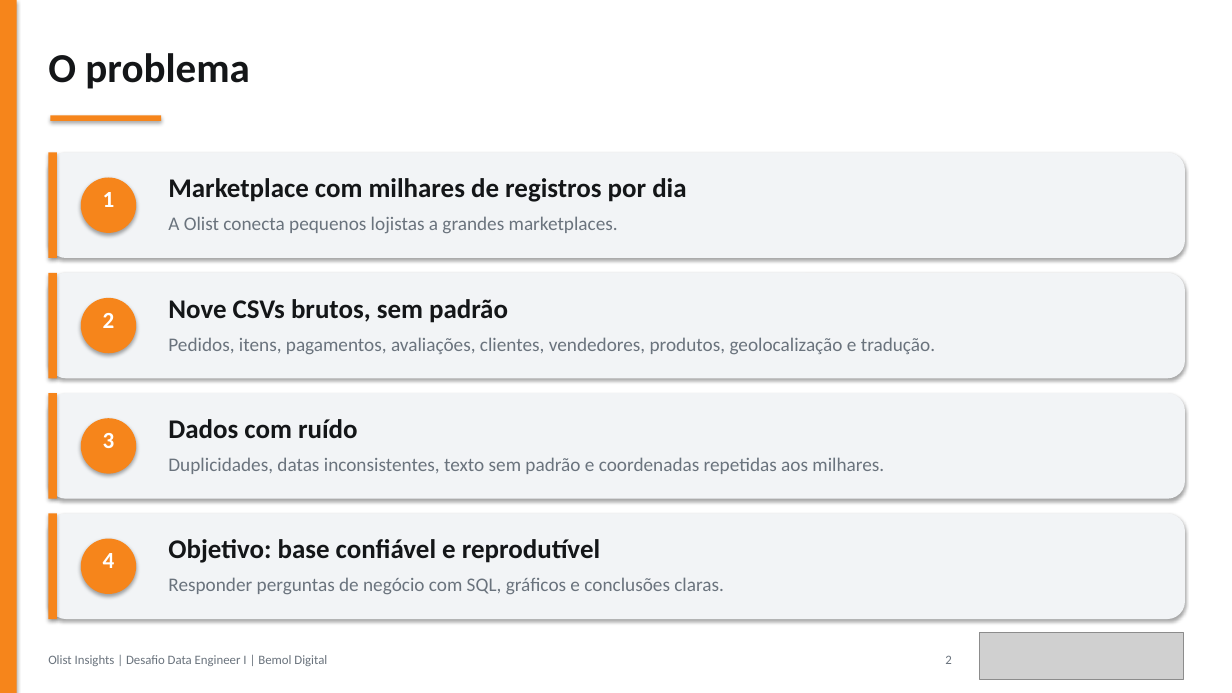
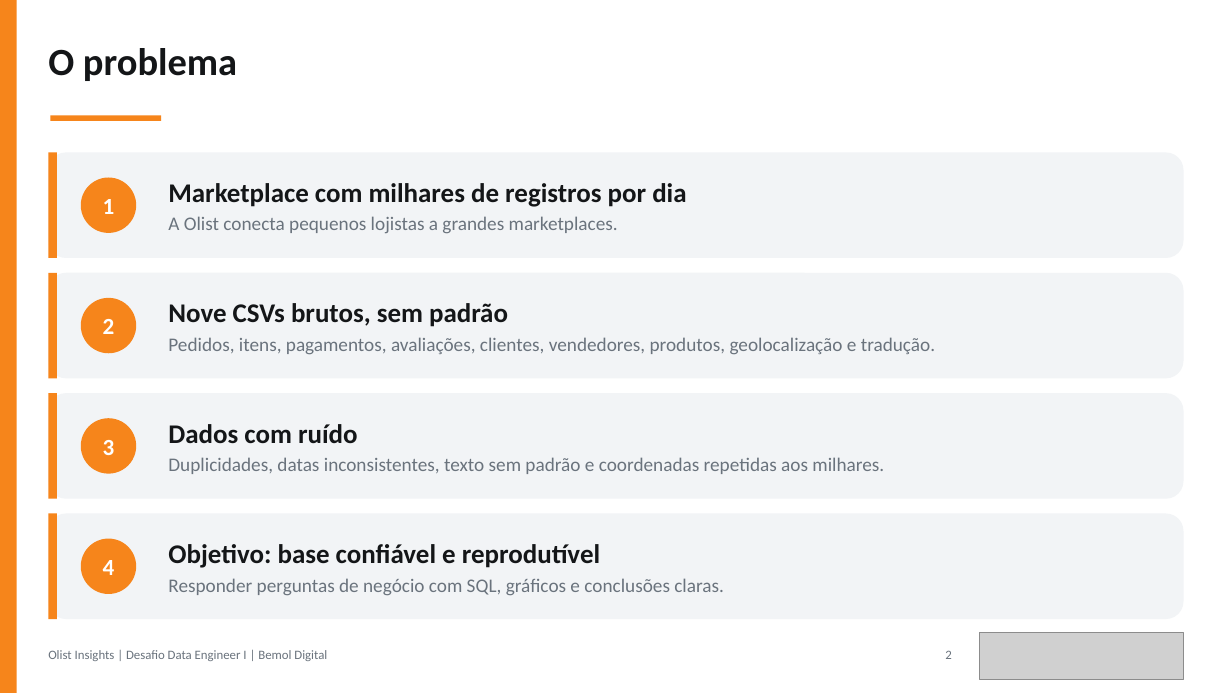
Before and after one commit to JulianaBallin/data-engineer-challenge, a slide deck: slide 2 of docs/apresentacao/apresentacao-olist.pptx. Drawn at 1232x693 pixels with LibreOffice and Linux fonts; fonts in the diff are those of the drawing; grey boxes stand for pictures. Boxes give left, top, right and bottom in pixels: in the first picture for what was removed or moved away, otherwise in the second. Text is boxed around its words. In the diff, an @@ line names an element or a change of style, - is before the commit and + after.

```diff
--- a/docs/apresentacao/apresentacao-olist.pptx
+++ b/docs/apresentacao/apresentacao-olist.pptx
@@ rectangle removed at (x1=0, y1=0, x2=1232, y2=693) @@
@@ text "O problema" at (x1=48, y1=48, x2=237, y2=81): size 32 to 30 pt @@
@@ vertical alignment top to middle in 4 elements at (x1=168, y1=424, x2=884, y2=474), (x1=168, y1=303, x2=935, y2=354), (x1=168, y1=544, x2=724, y2=595), (x1=168, y1=183, x2=686, y2=233) @@
@@ text "Marketplace com milhares de registros ..." moved from (x1=168, y1=216, x2=618, y2=233) to (x1=168, y1=183, x2=686, y2=233) @@
@@ text removed at (x1=168, y1=178, x2=686, y2=202) @@
-Marketplace com milhares de registros por dia
@@ text in ellipse at (x1=103, y1=199, x2=115, y2=214): text added @@
+1
@@ text removed at (x1=103, y1=192, x2=115, y2=207) @@
-1
@@ text at (x1=168, y1=183, x2=686, y2=207): paragraph added @@
+Marketplace com milhares de registros por dia
@@ less space between paragraphs; vertical alignment top to middle; fill none to #F6851B in 3 elements at (x1=80, y1=539, x2=136, y2=594), (x1=80, y1=419, x2=136, y2=474), (x1=80, y1=298, x2=136, y2=353) @@
@@ ellipse "2" resized from (x1=103, y1=313, x2=115, y2=328) to (x1=80, y1=298, x2=136, y2=353) @@
@@ ellipse removed at (x1=80, y1=298, x2=136, y2=353) @@
@@ text "Nove CSVs brutos, sem padrão" moved from (x1=168, y1=337, x2=935, y2=354) to (x1=168, y1=303, x2=935, y2=354) @@
@@ text removed at (x1=168, y1=299, x2=508, y2=323) @@
-Nove CSVs brutos, sem padrão
@@ text at (x1=168, y1=303, x2=508, y2=327): paragraph added @@
+Nove CSVs brutos, sem padrão
@@ shadow off in 11 elements at (x1=0, y1=0, x2=17, y2=693), (x1=50, y1=116, x2=161, y2=121), (x1=48, y1=152, x2=56, y2=258), (x1=48, y1=152, x2=1183, y2=258), (x1=48, y1=514, x2=56, y2=619), (x1=48, y1=514, x2=1183, y2=619), (x1=80, y1=177, x2=136, y2=233), (x1=48, y1=273, x2=56, y2=378), (x1=48, y1=273, x2=1183, y2=378), (x1=48, y1=393, x2=56, y2=498), (x1=48, y1=393, x2=1183, y2=498) @@
@@ rectangle moved from (x1=48, y1=514, x2=56, y2=619) to (x1=48, y1=393, x2=56, y2=498) @@
@@ rounded rectangle moved from (x1=48, y1=514, x2=1185, y2=619) to (x1=48, y1=393, x2=1183, y2=498) @@
@@ ellipse "3" resized from (x1=103, y1=433, x2=115, y2=448) to (x1=80, y1=419, x2=136, y2=474) @@
@@ ellipse removed at (x1=80, y1=419, x2=136, y2=474) @@
@@ text "Dados com ruído" moved from (x1=168, y1=457, x2=884, y2=474) to (x1=168, y1=424, x2=884, y2=474) @@
@@ text removed at (x1=168, y1=419, x2=358, y2=439) @@
-Dados com ruído
@@ text at (x1=168, y1=424, x2=358, y2=444): paragraph added @@
+Dados com ruído
@@ rectangle moved from (x1=48, y1=393, x2=56, y2=498) to (x1=48, y1=514, x2=56, y2=619) @@
@@ rounded rectangle moved from (x1=48, y1=393, x2=1185, y2=498) to (x1=48, y1=514, x2=1183, y2=619) @@
@@ ellipse "4" resized from (x1=103, y1=553, x2=115, y2=568) to (x1=80, y1=539, x2=136, y2=594) @@
@@ ellipse removed at (x1=80, y1=539, x2=136, y2=594) @@
@@ text "Objetivo: base confiável e reprodutível" moved from (x1=168, y1=577, x2=724, y2=594) to (x1=168, y1=544, x2=724, y2=595) @@
@@ text removed at (x1=168, y1=539, x2=600, y2=563) @@
-Objetivo: base confiável e reprodutível
@@ text at (x1=168, y1=544, x2=600, y2=568): paragraph added @@
+Objetivo: base confiável e reprodutível
@@ text "Olist Insights | Desafio Data ..." moved from (x1=48, y1=655, x2=327, y2=666) to (x1=48, y1=650, x2=327, y2=661) @@
@@ text "2" moved from (x1=945, y1=655, x2=951, y2=664) to (x1=945, y1=650, x2=951, y2=659) @@
```
Also in this commit, not shown: 14 other slides changed, 5 slides added, 2 slides removed, 8 other files.
